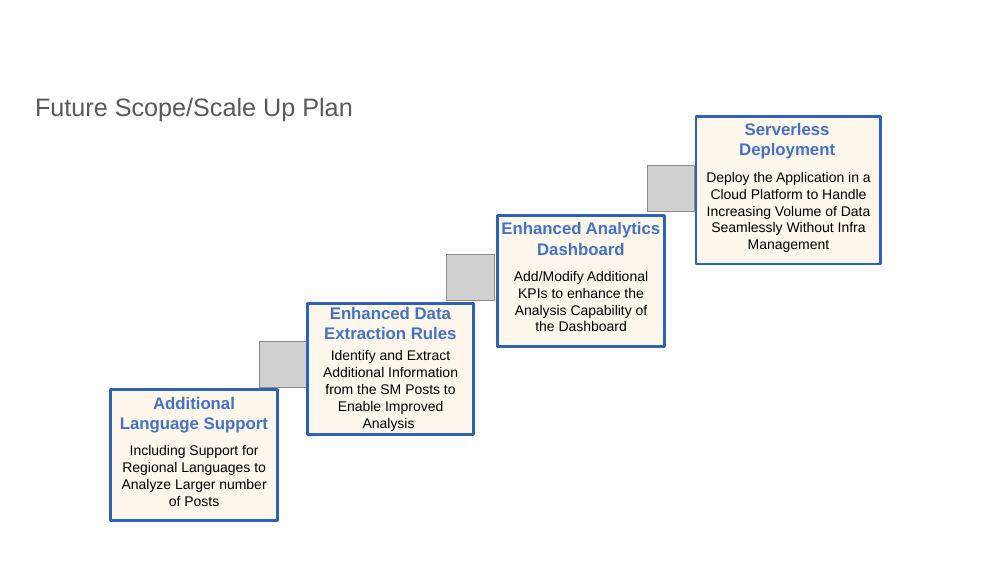
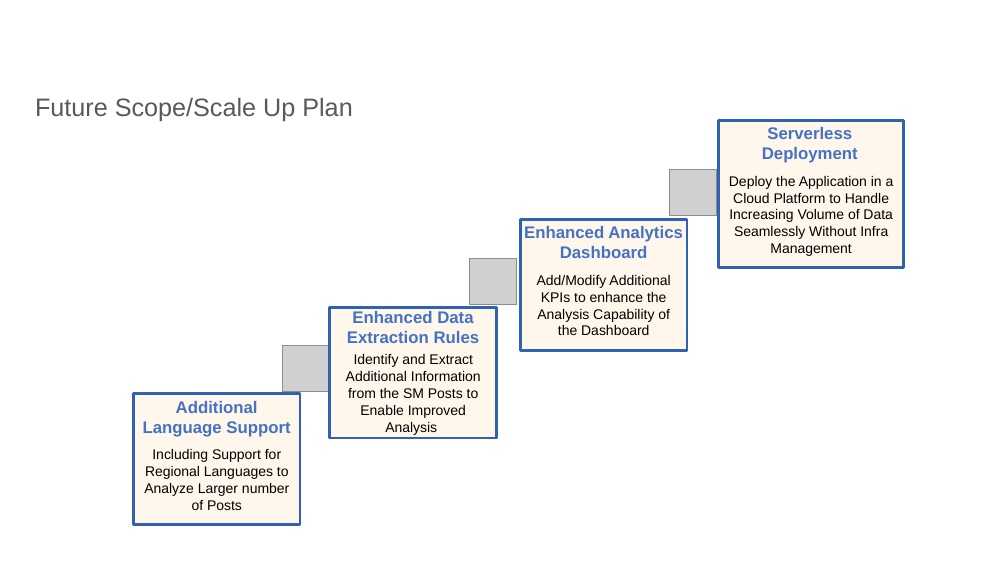
Before and after one commit to Ankan54/ksp-hackathon-radiant-ranger, a slide deck: slide 7 of radiant_ranger_ksp_datathon_prototype_round.pptx. Drawn at 1008x567 pixels with LibreOffice and Linux fonts; fonts in the diff are those of the drawing; grey boxes stand for pictures; background and template pictures are left out. Boxes give left, top, right and bottom in pixels: in the first picture for what was removed or moved away, otherwise in the second. Text is boxed around its words. In the diff, an @@ line names an element or a change of style, - is before the commit and + after.

Commit message:
updating presentation

```diff
--- a/radiant_ranger_ksp_datathon_prototype_round.pptx
+++ b/radiant_ranger_ksp_datathon_prototype_round.pptx
@@ 2 pictures, 2 rectangles, 1 text: place and size @@
-2 pictures, 2 rectangles, 1 text at bbox=[111, 166, 695, 521]
+2 pictures, 2 rectangles, 1 text at bbox=[133, 169, 717, 525]
@@ 3 texts, 2 rectangles, 1 picture: place and size @@
-3 texts, 2 rectangles, 1 picture at bbox=[120, 117, 881, 434]
+3 texts, 2 rectangles, 1 picture at bbox=[143, 120, 904, 438]
```
Also in this commit, not shown: 3 other slides changed, 1 slide added, 1 other file.
